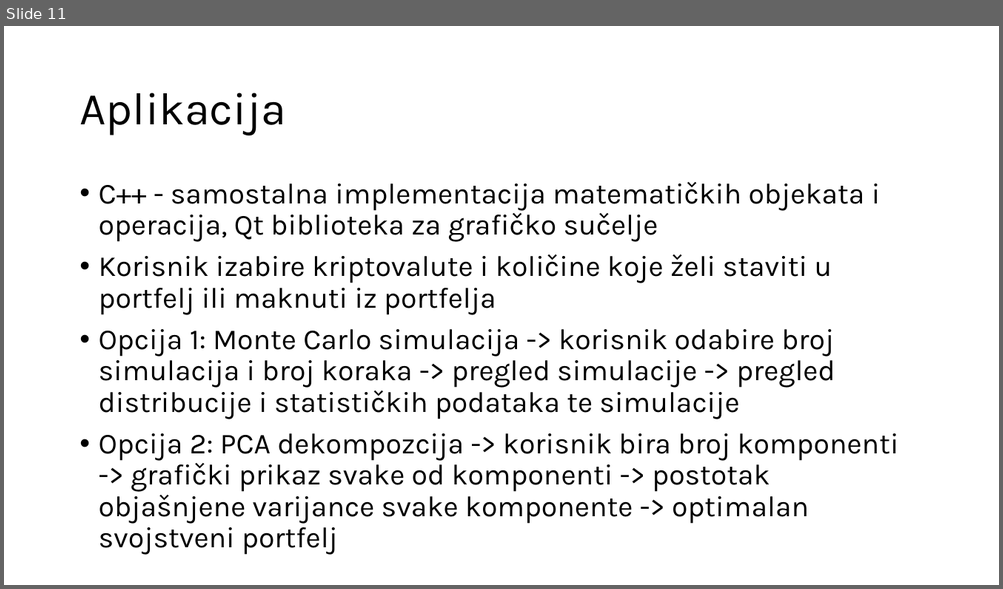
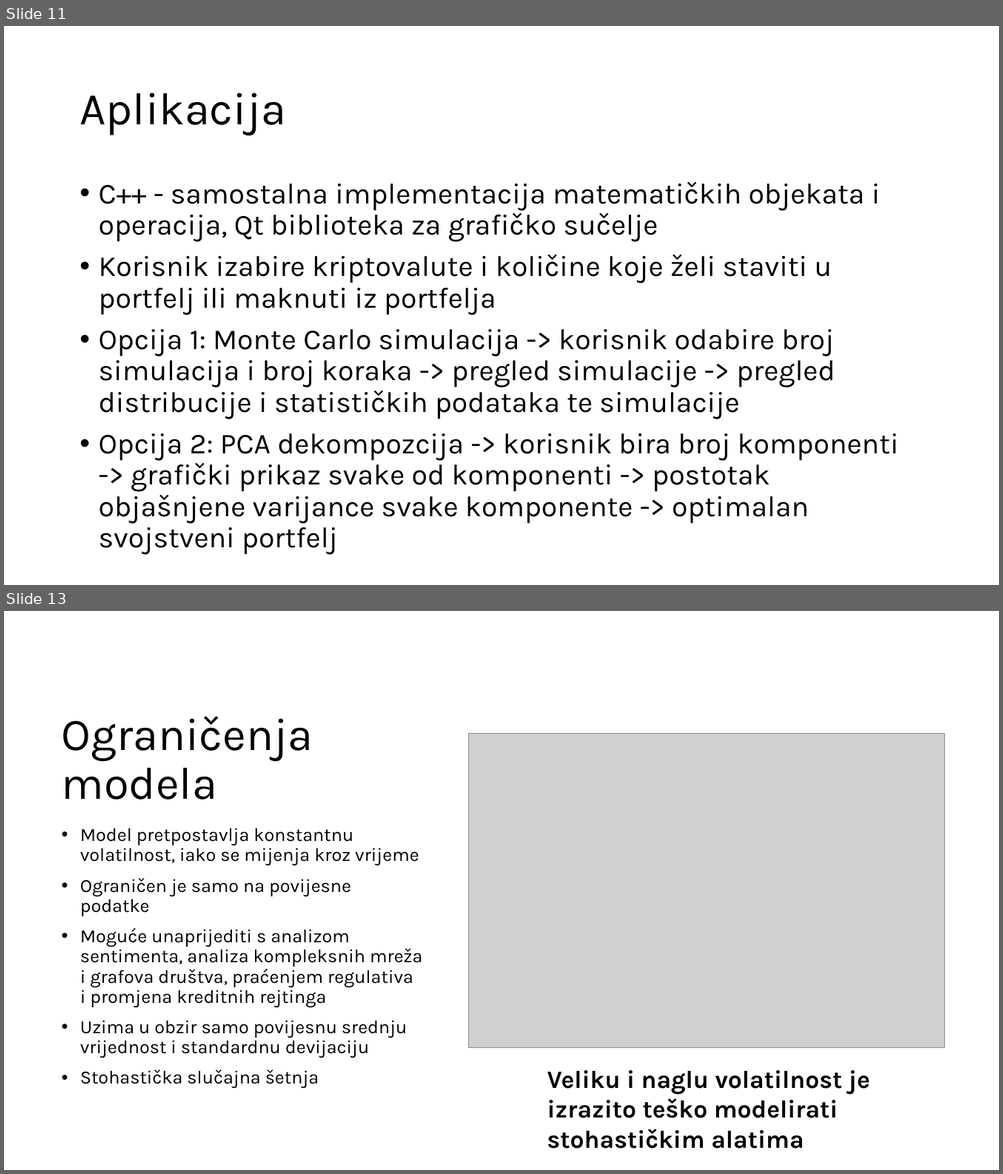
Before and after one commit to IvanDzanija/PortfolioSimulator, a slide deck: Preza.pptx. Shown one above the other, each under a label of ours: slide 11 before the commit, slides 11 and 13 after it; the slides between them are not shown. The pictures are 1003x589 and 1003x1174 pixels, drawn with LibreOffice and Linux fonts; fonts in the diff are those of the drawing; grey boxes stand for pictures. Boxes give left, top, right and bottom in pixels: in the first picture for what was removed or moved away, otherwise in the second. Text is boxed around its words. In the diff, an @@ line names an element or a change of style, - is before the commit and + after.

```diff
--- a/Preza.pptx
+++ b/Preza.pptx
@@ slide 13 added at <box>4,611,999,1170</box>, background #FFFFFF @@
@@ title added at <box>62,716,313,800</box>, 44 pt, text #000000 @@
+Ograničenja modela
@@ picture added at <box>468,733,944,1048</box> @@
@@ text added at <box>80,828,422,1089</box>, 18 pt, text #000000 @@
+• Model pretpostavlja konstantnu volatilnost, iako se mijenja kroz vrijeme
+• Ograničen je samo na povijesne podatke
+• Moguće unaprijediti s analizom sentimenta, analiza kompleksnih mreža i grafova društva, praćenjem regulativa i promjena kreditnih rejtinga
+• Uzima u obzir samo povijesnu srednju vrijednost i standardnu devijaciju
+• Stohastička slučajna šetnja
@@ text added at <box>547,1071,870,1149</box>, 24 pt, text #000000, bold @@
+Veliku i naglu volatilnost je izrazito teško modelirati stohastičkim alatima
```
Also in this commit, not shown: 3 slides changed, 2 other slides added.
